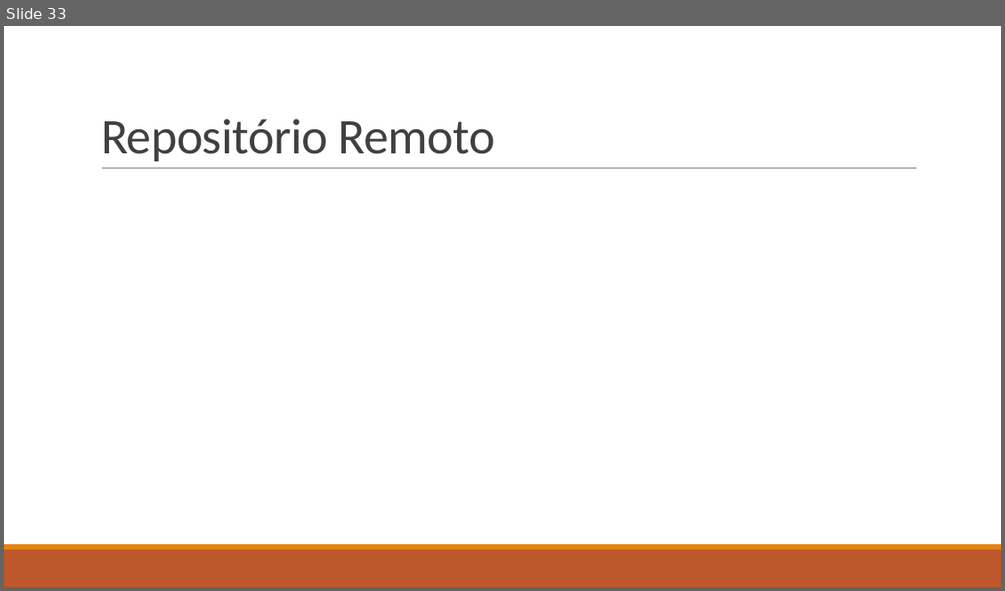
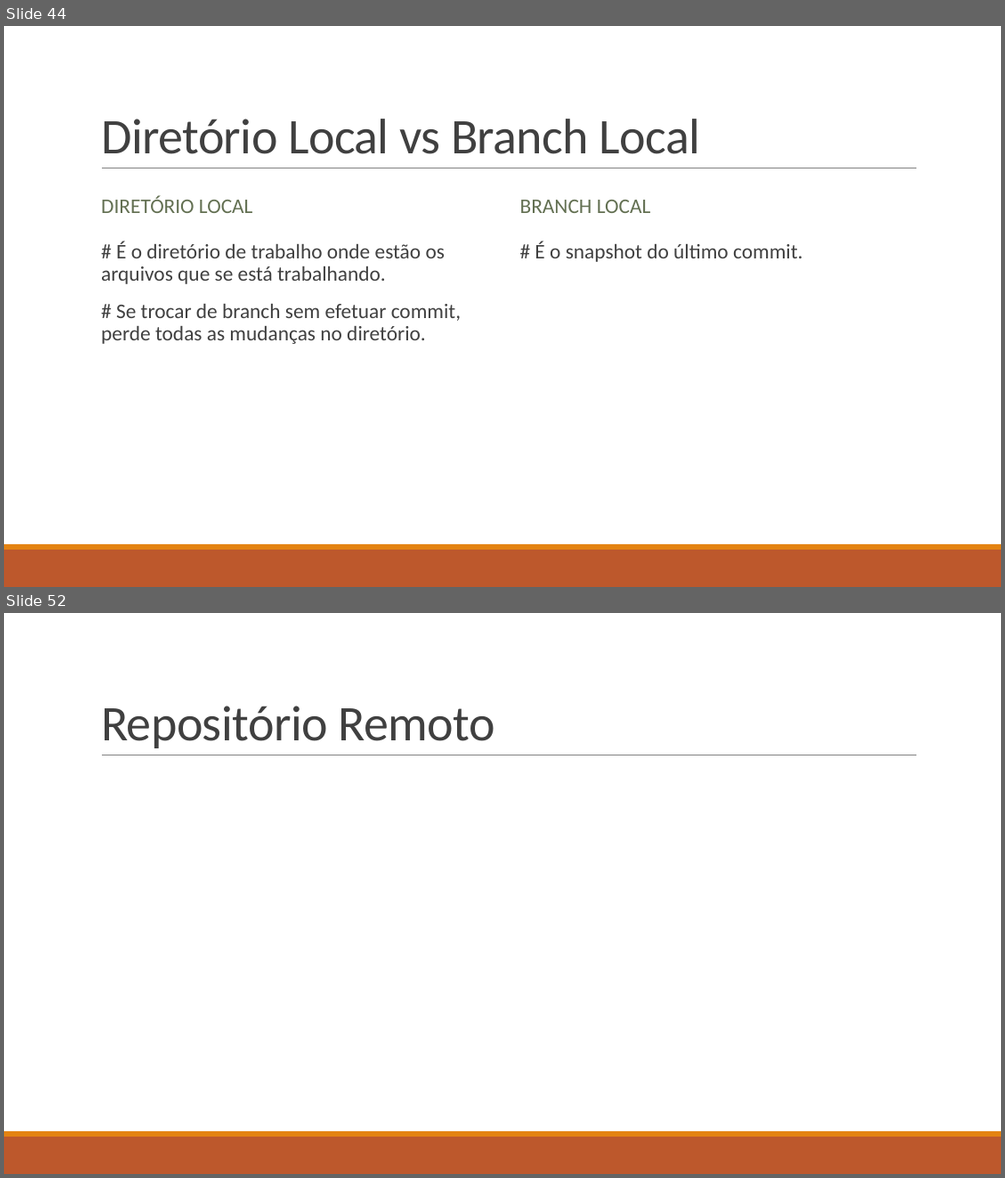
Before and after one commit to ekson73/Docs, a slide deck: Projeto VEK - GIT 4 VEK.pptx. Shown one above the other, each under a label of ours: slide 33 before the commit, slides 44 and 52 after it; the slides between them are not shown. The pictures are 1005x591 and 1005x1178 pixels, drawn with LibreOffice and Linux fonts; fonts in the diff are those of the drawing. Boxes give left, top, right and bottom in pixels: in the first picture for what was removed or moved away, otherwise in the second. Text is boxed around its words. In the diff, an @@ line names an element or a change of style, - is before the commit and + after.

```diff
--- a/Projeto VEK - GIT 4 VEK.pptx
+++ b/Projeto VEK - GIT 4 VEK.pptx
@@ slide 44 added at (4, 26, 1001, 587), background #FFFFFF; not listed: 3 template elements that a slide beside it also shows @@
@@ title added at (101, 119, 701, 154), 48 pt, text #404040 @@
+Diretório Local vs Branch Local
@@ text added at (101, 196, 253, 213), 20 pt, text #637052 @@
+DIRETÓRIO LOCAL
@@ text added at (520, 200, 651, 213), 20 pt, text #637052 @@
+BRANCH LOCAL
@@ text added at (101, 240, 461, 344), 20 pt, text #404040 @@
+  # É o diretório de trabalho onde estão os arquivos que se está trabalhando.
+  # Se trocar de branch sem efetuar commit, perde todas as mudanças no diretório.
@@ text added at (534, 240, 802, 262), 20 pt, text #404040 @@
+  # É o snapshot do último commit.
@@ what was slide 33 is now slide 52 @@
```
Also in this commit, not shown: 3 slides changed, 18 other slides added, 2 other files.
